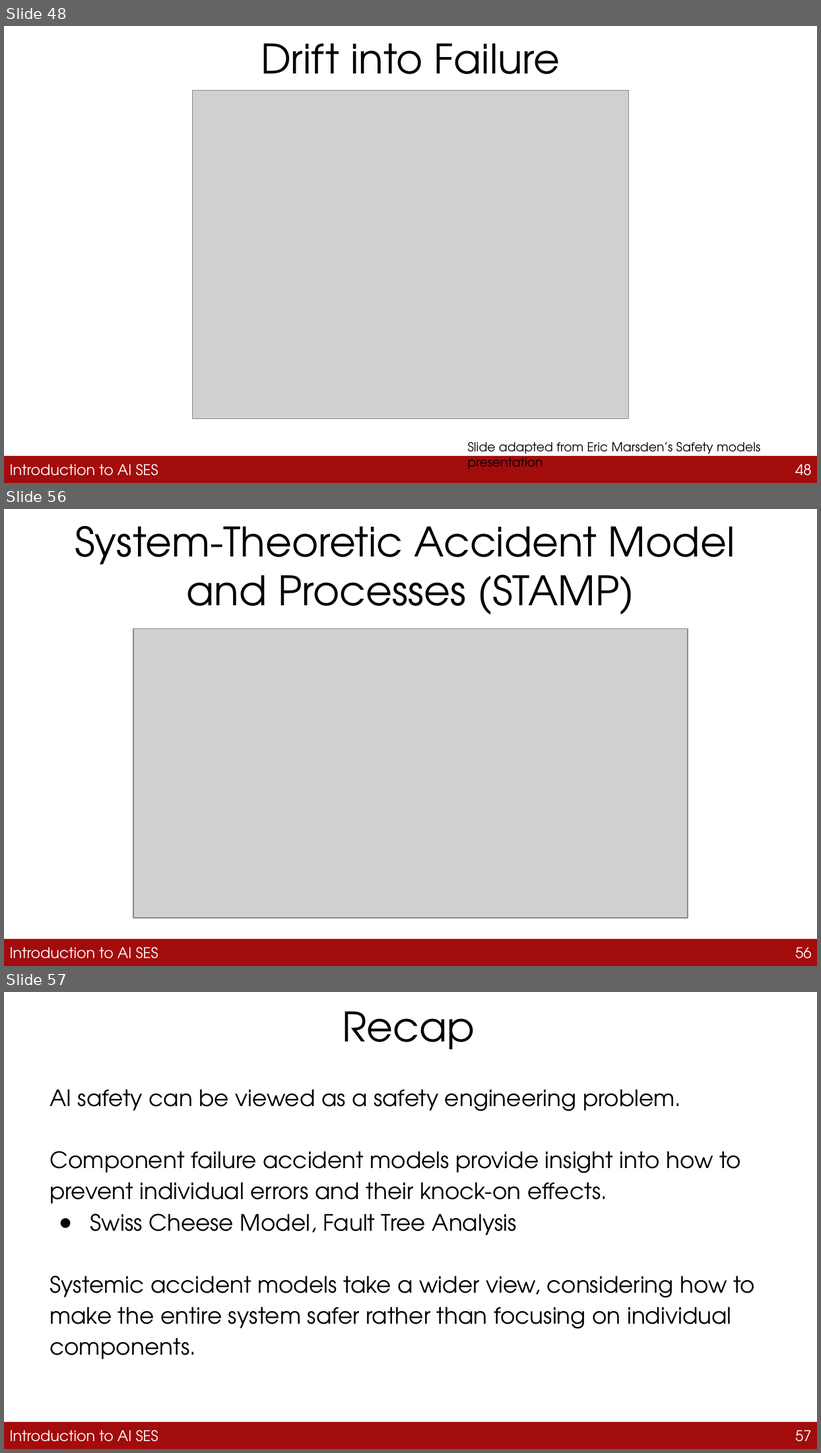
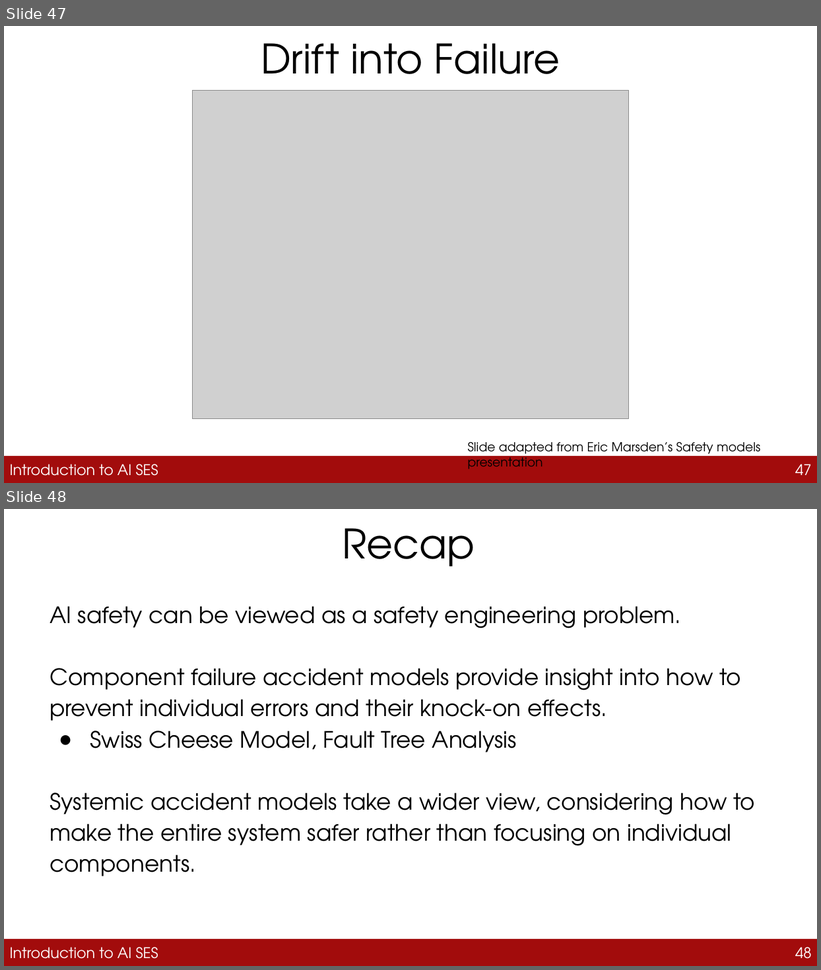
Before and after one commit to guhofstra/CSC163Fa26, a slide deck: PPTs/4_safety_engineering.pptx. Shown one above the other, each under a label of ours: slides 48, 56 and 57 before the commit, slides 47 and 48 after it; the slides between them are not shown. The pictures are 821x1453 and 821x970 pixels, drawn with LibreOffice and Linux fonts; fonts in the diff are those of the drawing; grey boxes stand for pictures. Boxes give left, top, right and bottom in pixels: in the first picture for what was removed or moved away, otherwise in the second. Text is boxed around its words. In the diff, an @@ line names an element or a change of style, - is before the commit and + after.

```diff
--- a/PPTs/4_safety_engineering.pptx
+++ b/PPTs/4_safety_engineering.pptx
@@ slide 56 removed at (4, 509, 817, 966), background #FFFFFF @@
@@ title removed at (75, 525, 735, 615) @@
-System-Theoretic Accident Model
-and Processes (STAMP)
@@ picture removed at (133, 628, 688, 918) @@
@@ rectangle removed at (4, 939, 817, 966) @@
@@ text removed at (10, 947, 158, 959) @@
-Introduction to AI SES
@@ page number removed at (795, 947, 812, 959) @@
-56
@@ what was slide 48 is now slide 47 @@
@@ page number at (795, 464, 812, 475): text changed @@
-48
+47
@@ what was slide 57 is now slide 48 @@
@@ page number at (795, 947, 812, 959): text changed @@
-57
+48
```
Also in this commit, not shown: 6 slides changed, 15 other slides removed, 4 other files.
